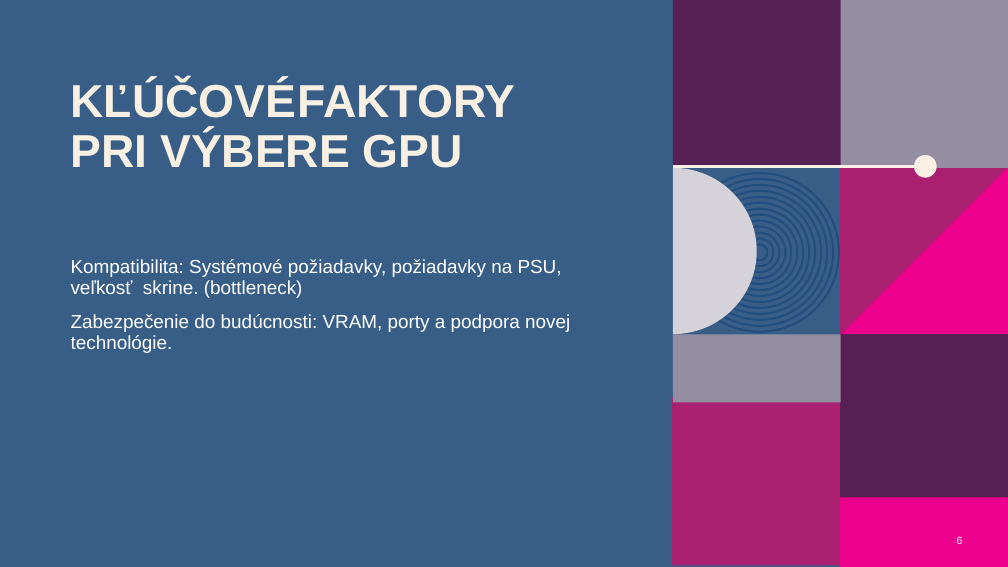
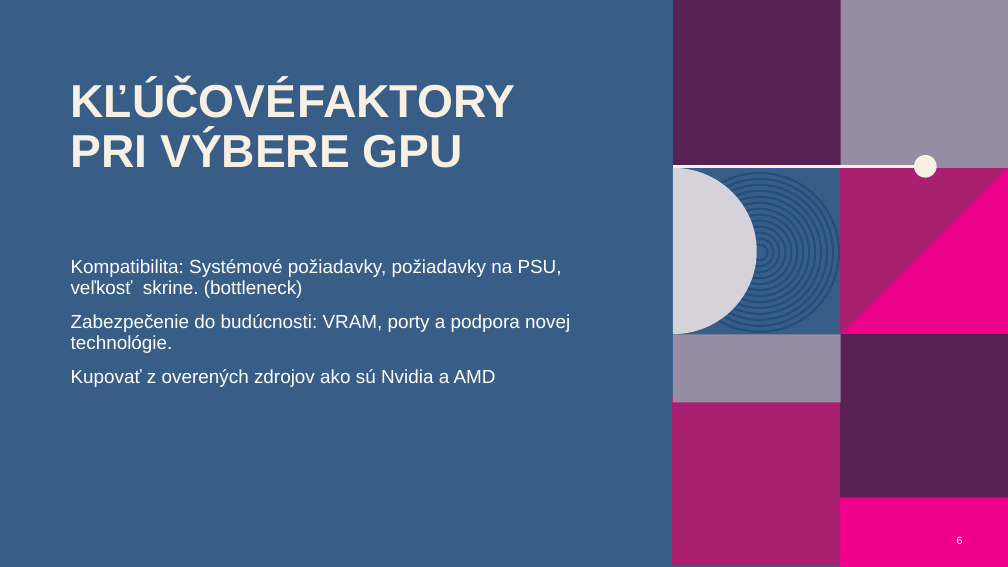
Before and after one commit to JetamAdzak/Rocnikova-praca, a slide deck: slide 6 of ROCNIKOVA_GPU_PREZ.pptx. Drawn at 1008x567 pixels with LibreOffice and Linux fonts; fonts in the diff are those of the drawing; background and template pictures are left out. Boxes give left, top, right and bottom in pixels: in the first picture for what was removed or moved away, otherwise in the second. Text is boxed around its words. In the diff, an @@ line names an element or a change of style, - is before the commit and + after.

```diff
--- a/ROCNIKOVA_GPU_PREZ.pptx
+++ b/ROCNIKOVA_GPU_PREZ.pptx
@@ text at (71, 369, 496, 387): paragraph added @@
+Kupovať z overených zdrojov ako sú Nvidia a AMD
```
Also in this commit, not shown: 4 other slides changed, 1 slide added, 2 slides removed, 1 other file.
